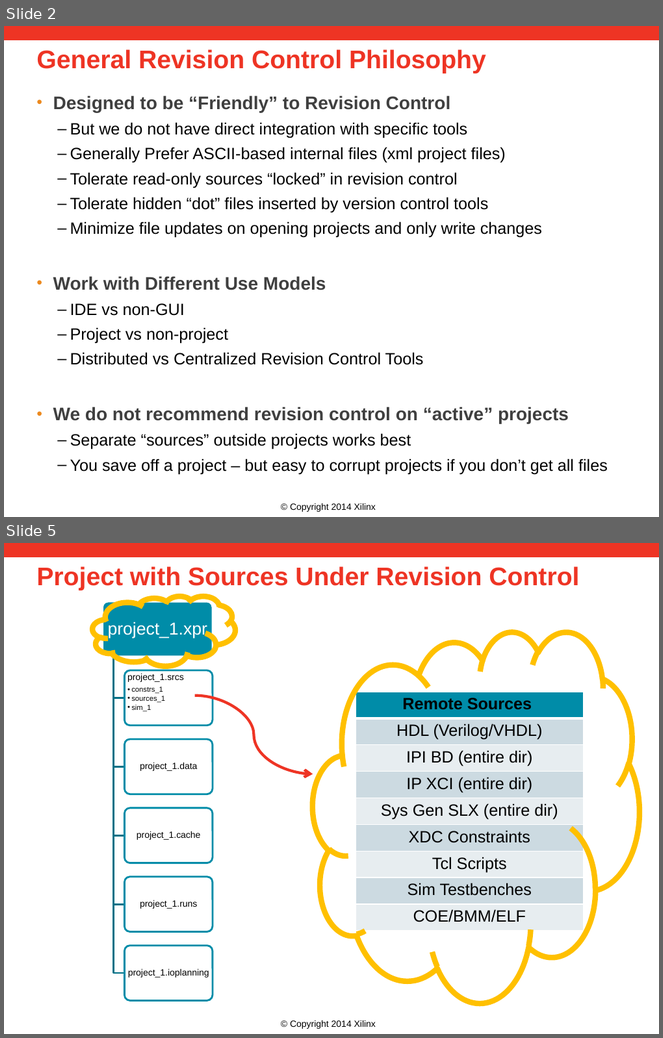
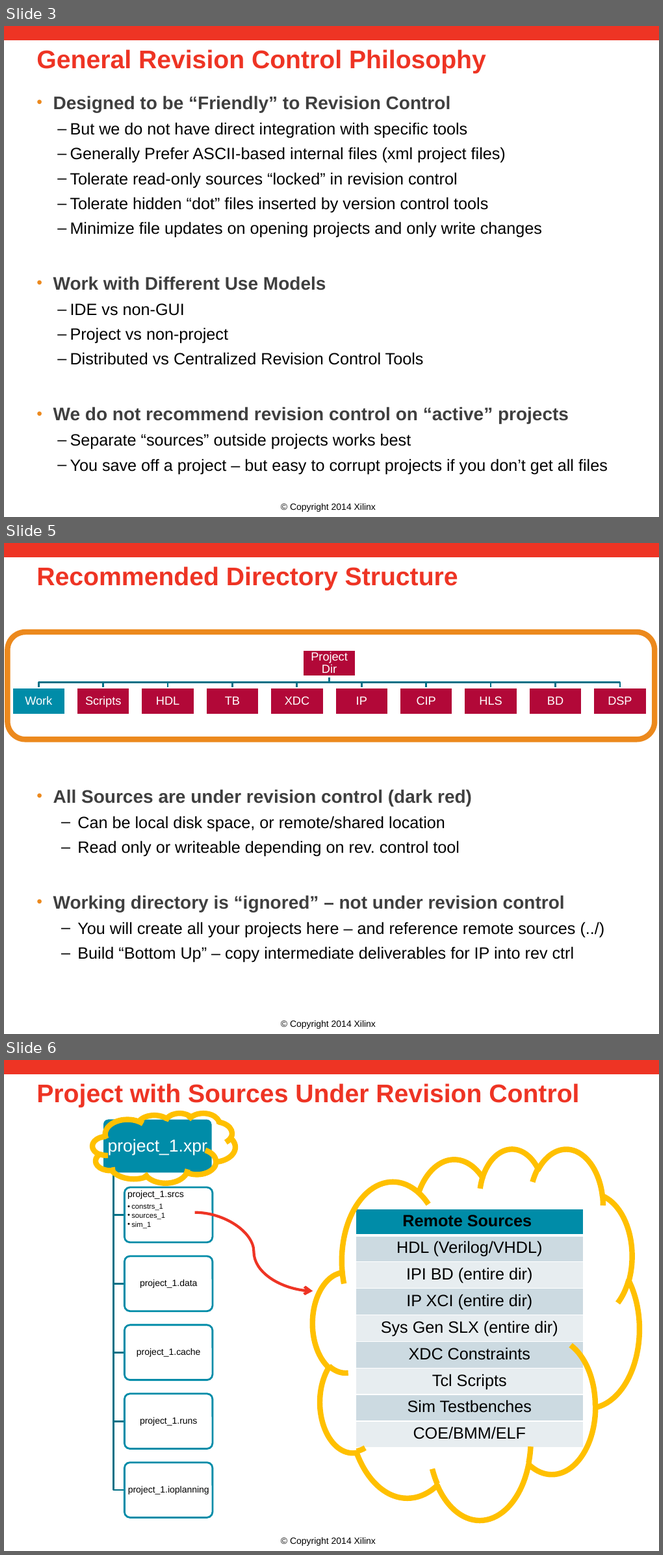
Before and after one commit to Xilinx/revCtrl, a slide deck: doc/versionControl.pptx. Shown one above the other, each under a label of ours: slides 2 and 5 before the commit, slides 3, 5 and 6 after it; the slides between them are not shown. The pictures are 663x1038 and 663x1555 pixels, drawn with LibreOffice and Linux fonts; fonts in the diff are those of the drawing; background and template pictures are left out. Boxes give left, top, right and bottom in pixels: in the first picture for what was removed or moved away, otherwise in the second. Text is boxed around its words. In the diff, an @@ line names an element or a change of style, - is before the commit and + after.

```diff
--- a/doc/versionControl.pptx
+++ b/doc/versionControl.pptx
@@ slide 5 added at bbox=[4, 543, 659, 1034], background #FFFFFF; not listed: 2 template elements that a slide beside it also shows @@
@@ title added at bbox=[36, 566, 458, 590], 28 pt, text #EE3424, bold @@
+Recommended Directory Structure
@@ rounded rectangle added at bbox=[7, 632, 655, 739], outline #EC891D 6 pt @@
@@ group added at bbox=[12, 650, 647, 715]: 11 rectangles, 11 texts, 10 freeform shapes @@
+Project Dir
+Work
+Scripts
+HDL
+TB
+XDC
+IP
+CIP
+HLS
+BD
+DSP
@@ text added at bbox=[53, 789, 575, 963], 18 pt, text #000000 @@
+• All Sources are under revision control (dark red)
+  – Can be local disk space, or remote/shared location
+  – Read only or writeable depending on rev. control tool
+• Working directory is “ignored” – not under revision control
+  – You will create all your projects here – and reference remote sources (../)
+  – Build “Bottom Up” – copy intermediate deliverables for IP into rev ctrl
@@ what was slide 2 is now slide 3 @@
@@ what was slide 5 is now slide 6 @@
```
Also in this commit, not shown: 10 slides changed, 5 other slides added, 1 slide removed.
